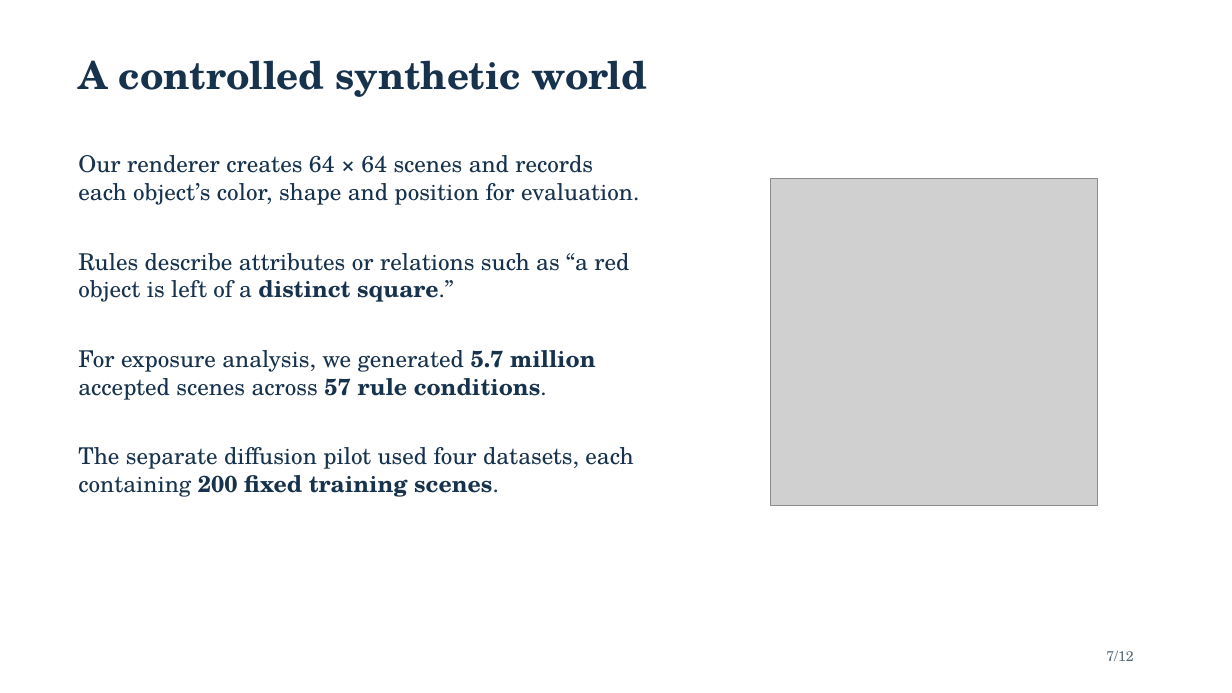
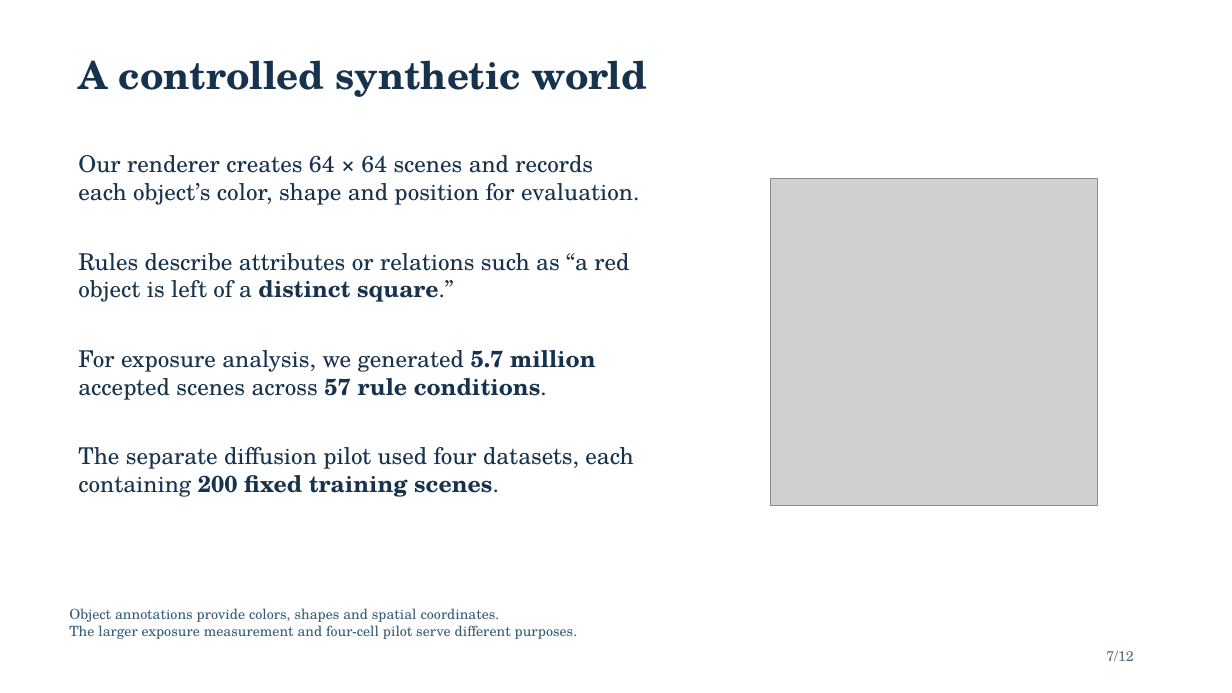
Before and after one commit to Space-Dev0/muadib, a slide deck: slide 7 of presentation/powerpoint/submission-final.pptx. Drawn at 1232x693 pixels with LibreOffice and Linux fonts; fonts in the diff are those of the drawing; grey boxes stand for pictures. Boxes give left, top, right and bottom in pixels: in the first picture for what was removed or moved away, otherwise in the second. Text is boxed around its words. In the diff, an @@ line names an element or a change of style, - is before the commit and + after.

```diff
--- a/presentation/powerpoint/submission-final.pptx
+++ b/presentation/powerpoint/submission-final.pptx
@@ text added at box(69, 608, 578, 639), 11 pt, text #355D78 @@
+Object annotations provide colors, shapes and spatial coordinates.
+The larger exposure measurement and four-cell pilot serve different purposes.
```
Also in this commit, not shown: 11 other slides changed, 5 other files.
